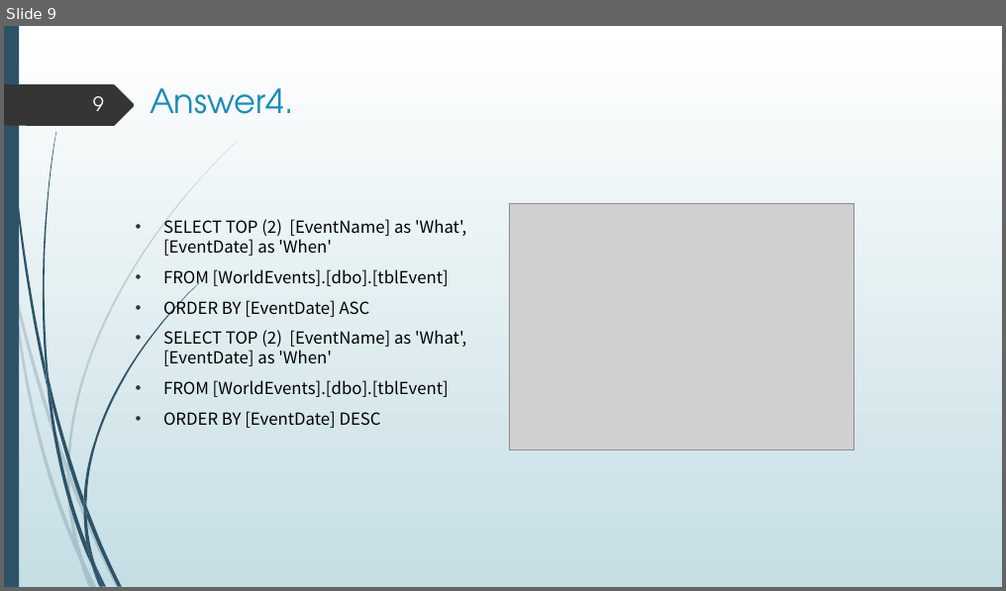
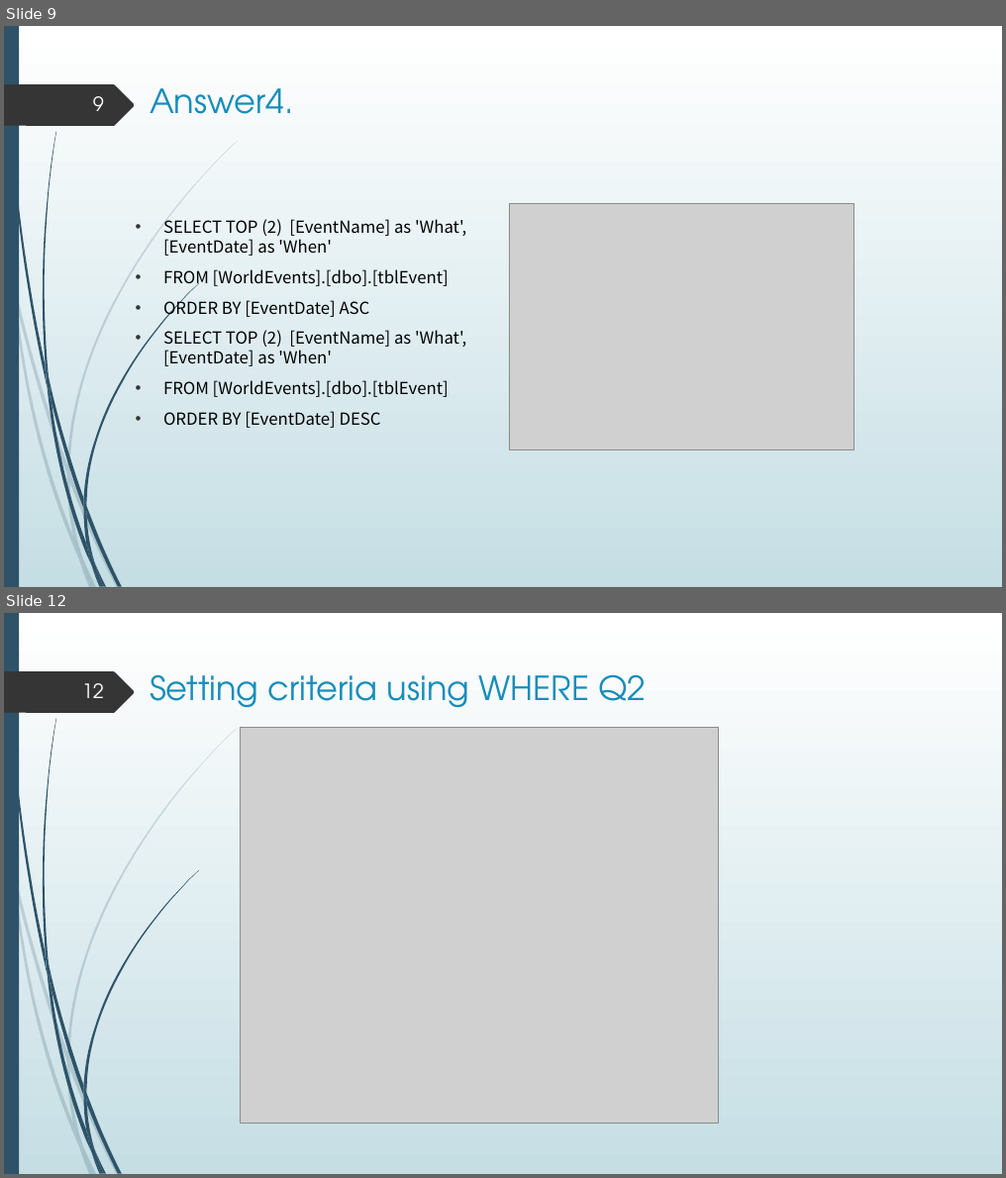
Before and after one commit to hsu0808/mssql-learning-2023-summer, a slide deck: sql answer.pptx. Shown one above the other, each under a label of ours: slide 9 before the commit, slides 9 and 12 after it; the slides between them are not shown. The pictures are 1006x591 and 1006x1178 pixels, drawn with LibreOffice and Linux fonts; fonts in the diff are those of the drawing; grey boxes stand for pictures. Boxes give left, top, right and bottom in pixels: in the first picture for what was removed or moved away, otherwise in the second. Text is boxed around its words. In the diff, an @@ line names an element or a change of style, - is before the commit and + after.

```diff
--- a/sql answer.pptx
+++ b/sql answer.pptx
@@ slide 12 added at [4,613,1002,1174], background gradient #FFFFFF to #C5DEE5; not listed: 24 template elements that a slide beside it also shows @@
@@ page number added at [82,683,104,698], 19 pt, text #FEFFFF @@
+12
@@ title added at [150,674,646,708], 32 pt, text #178DBB @@
+Setting criteria using WHERE Q2
@@ picture added at [240,727,719,1123] @@
```
Also in this commit, not shown: 5 other slides added.
